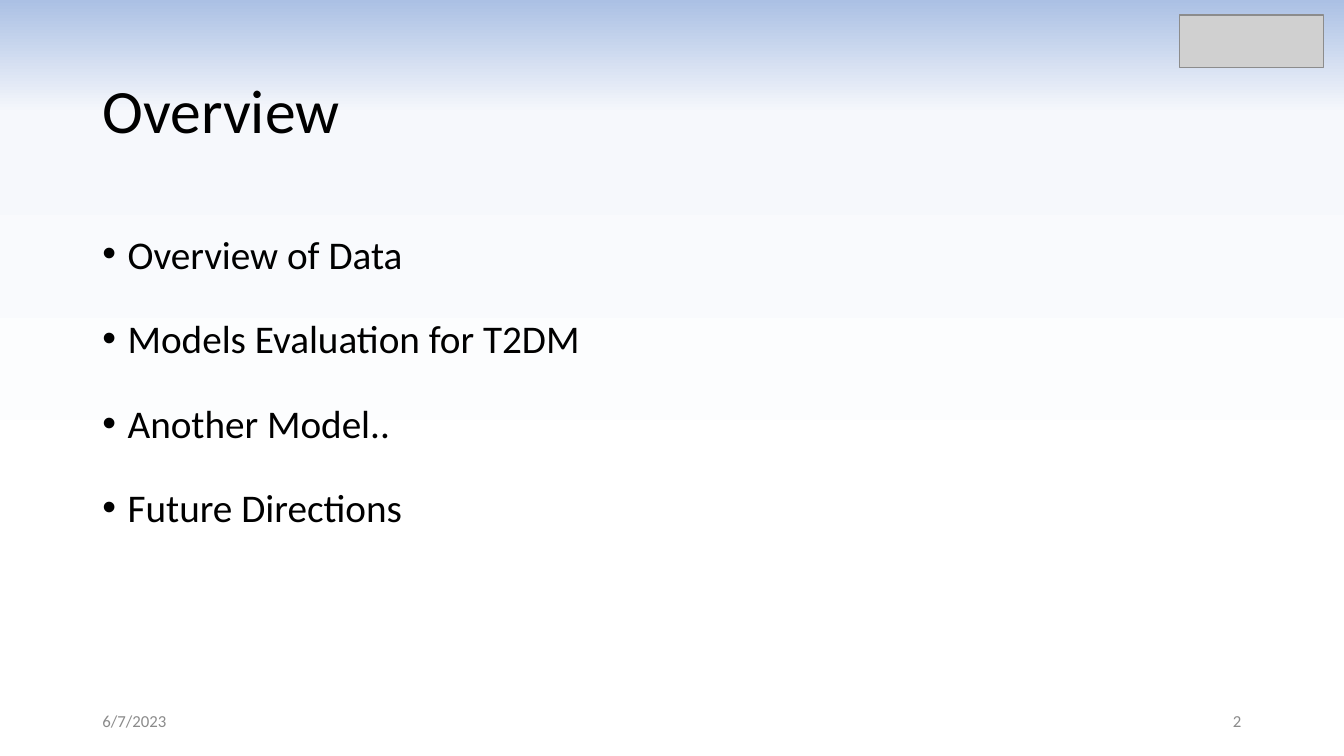
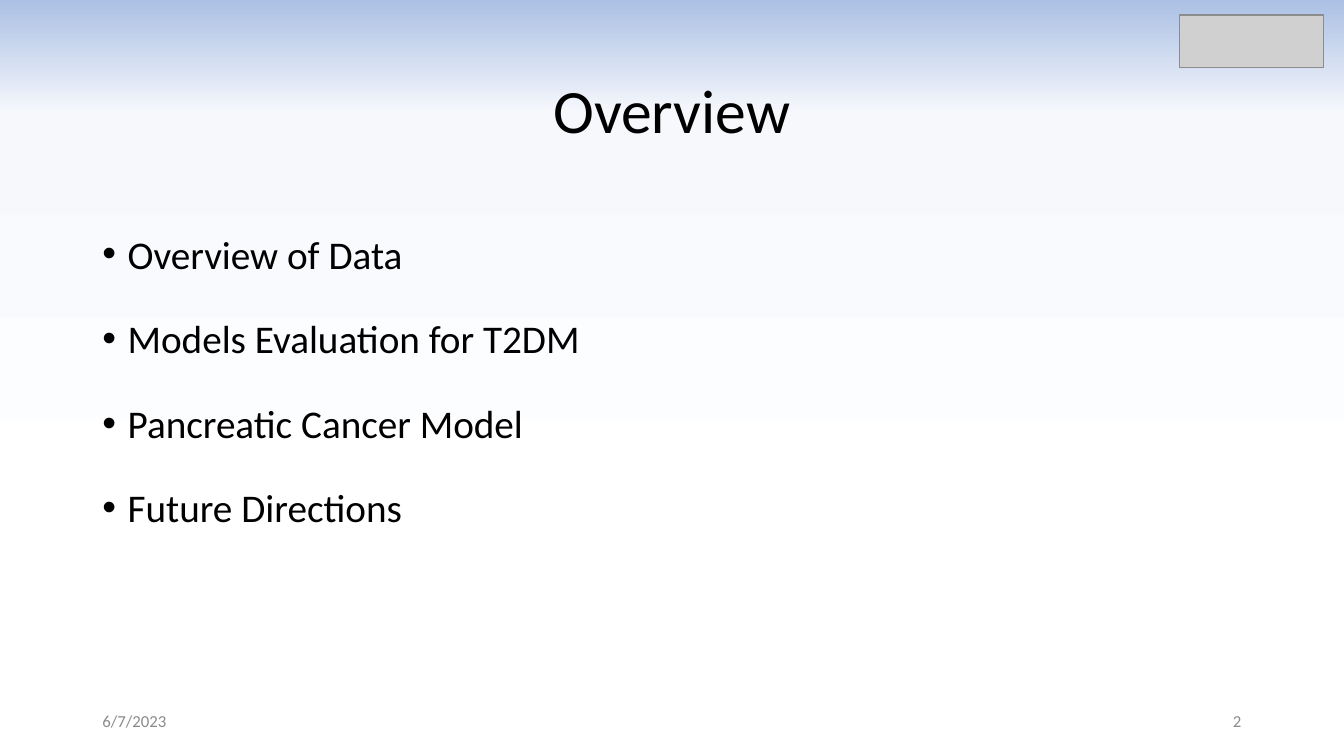
Before and after one commit to m-faisalshahid/AI, a slide deck: slide 2 of Diabetes Type 2 Prediction.pptx. Drawn at 1344x756 pixels with LibreOffice and Linux fonts; fonts in the diff are those of the drawing; grey boxes stand for pictures. Boxes give left, top, right and bottom in pixels: in the first picture for what was removed or moved away, otherwise in the second. Text is boxed around its words. In the diff, an @@ line names an element or a change of style, - is before the commit and + after.

```diff
--- a/Diabetes Type 2 Prediction.pptx
+++ b/Diabetes Type 2 Prediction.pptx
@@ title "Overview" at (x1=553, y1=90, x2=790, y2=134): alignment left to centre @@
@@ text at (x1=128, y1=410, x2=523, y2=439): text changed @@
-• Another Model..
+• Pancreatic Cancer Model
```
Also in this commit, not shown: 8 other slides changed, 9 slides added, 1 slide removed.
